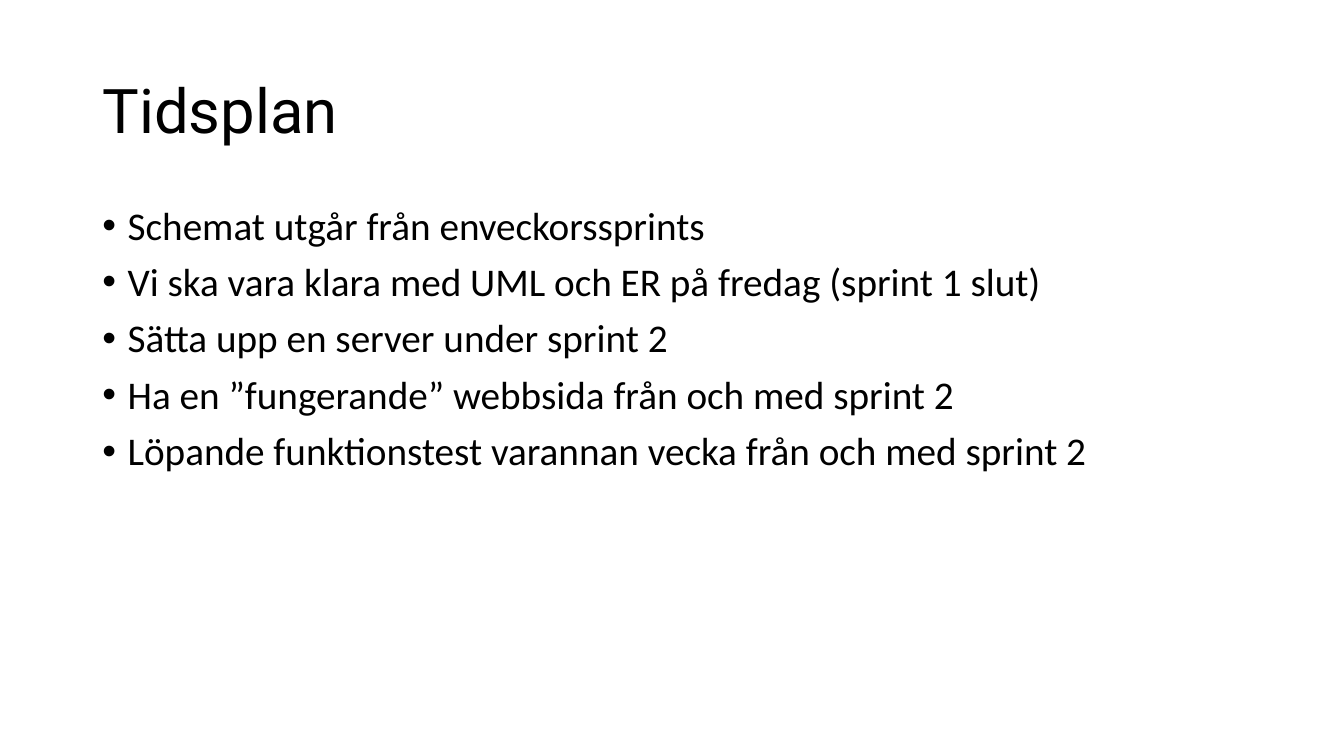
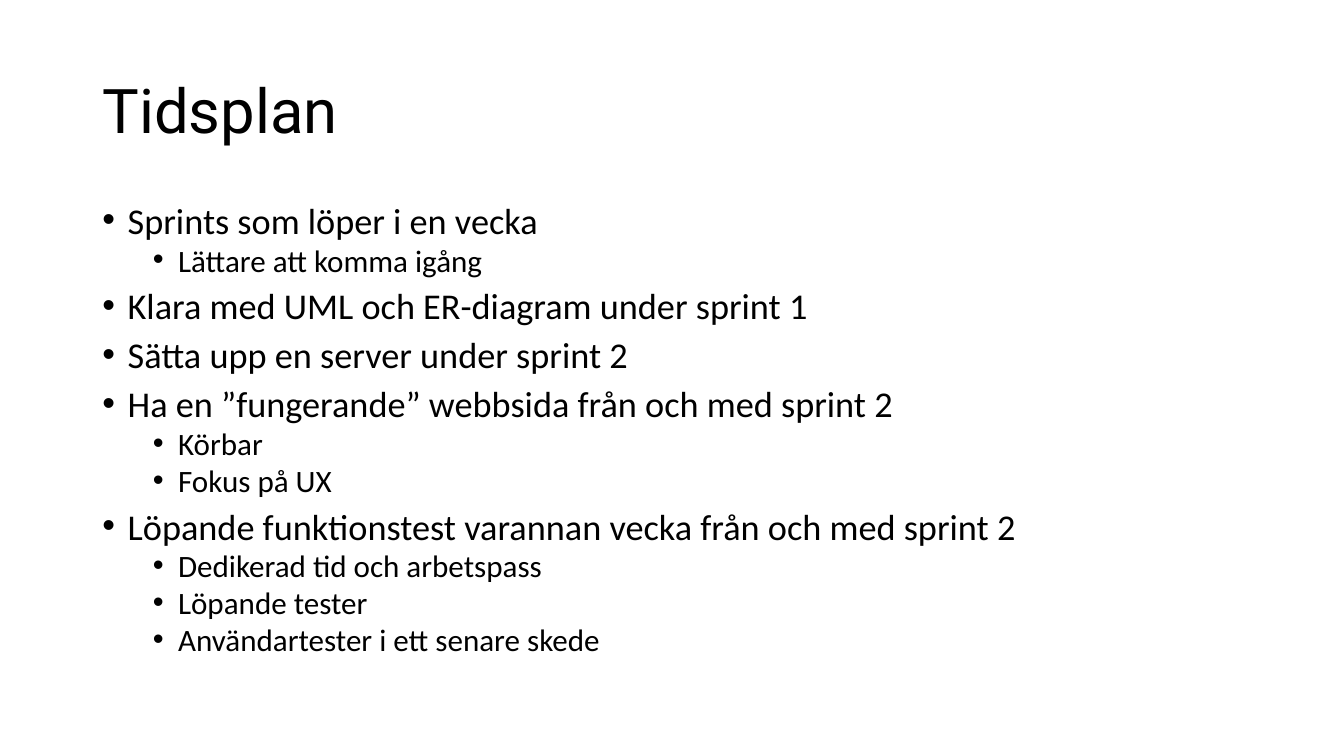
Before and after one commit to Sjofil/HASAB-IDA3, a slide deck: slide 6 of Processrapport/Utvecklingsplan.pptx. Drawn at 1344x756 pixels with LibreOffice and Linux fonts; fonts in the diff are those of the drawing. Boxes give left, top, right and bottom in pixels: in the first picture for what was removed or moved away, otherwise in the second. Text is boxed around its words. In the diff, an @@ line names an element or a change of style, - is before the commit and + after.

Commit message:
Tidsplan ppt

```diff
--- a/Processrapport/Utvecklingsplan.pptx
+++ b/Processrapport/Utvecklingsplan.pptx
@@ text at box(128, 208, 807, 326): text changed; size 28 to 25.9 pt @@
-• Schemat utgår från enveckorssprints
-• Vi ska vara klara med UML och ER på fredag (sprint 1 slut)
+• Sprints som löper i en vecka
+  • Lättare att komma igång
+• Klara med UML och ER-diagram under sprint 1
@@ text at box(128, 342, 1015, 546): size 28 to 25.9 pt in "Sätta upp en server under sprint 2", "Ha en ”fungerande” webbsida från och med ...", "Löpande funktionstest varannan vecka från och med ..."; line spacing 0.9 to 0.8 @@
@@ text at box(178, 433, 332, 497): paragraphs added @@
+  • Körbar
+  • Fokus på UX
@@ text at box(178, 555, 599, 652): paragraphs added @@
+  • Dedikerad tid och arbetspass
+  • Löpande tester
+  • Användartester i ett senare skede
```
